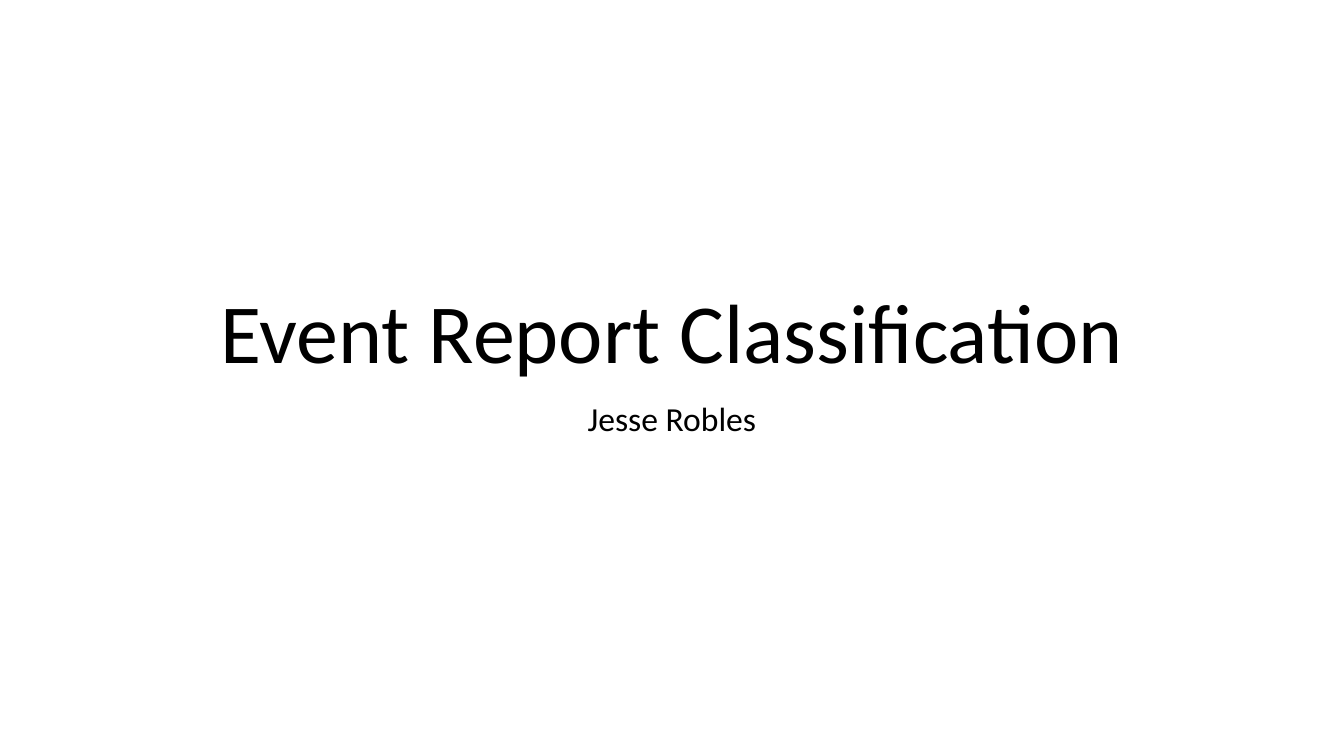
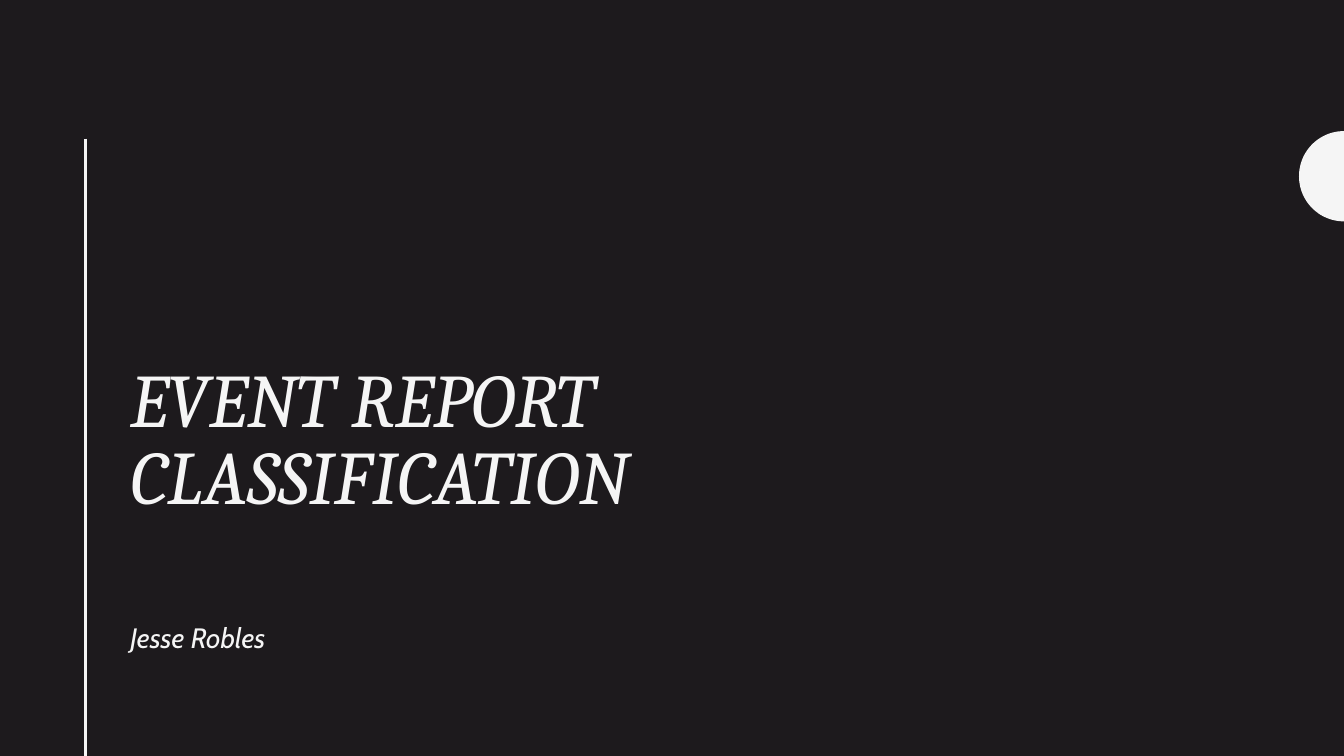
Before and after one commit to jesserobles/GA-Project, a slide deck: slide 1 of Event Report Classification.pptx. Drawn at 1344x756 pixels with LibreOffice and Linux fonts; fonts in the diff are those of the drawing. Boxes give left, top, right and bottom in pixels: in the first picture for what was removed or moved away, otherwise in the second. Text is boxed around its words. In the diff, an @@ line names an element or a change of style, - is before the commit and + after.

```diff
--- a/Event Report Classification.pptx
+++ b/Event Report Classification.pptx
@@ background #FFFFFF to #1D1A1D @@
@@ line added from (86, 139) to (86, 756), #F5F5F5 2 pt @@
@@ freeform shape added at <box>1300,131,1344,222</box>, fill #F5F5F5 @@
@@ title "EVENT REPORT CLASSIFICATION" at <box>130,376,629,505</box>: vertical alignment bottom to top @@
@@ title at <box>130,376,629,505</box>: text changed; size 60 to 54 pt; font Calibri to Cambria; text colour #000000 to #F5F5F5; italic on @@
-Event Report Classification
+EVENT REPORT CLASSIFICATION
@@ subtitle "Jesse Robles": place and size @@
-subtitle "Jesse Robles" at <box>588,407,756,432</box>
+subtitle "Jesse Robles" at <box>130,627,266,653</box>
@@ subtitle "Jesse Robles" at <box>130,627,266,653</box>: size 24 to 20 pt, font Calibri to Cabin, text colour #000000 to #F5F5F5, italic on; alignment centre to left; line spacing 0.9 to 1.14; less space between paragraphs @@
```
Also in this commit, not shown: 2 other slides changed, 3 slides added, 2 slides removed, 1 other file.
